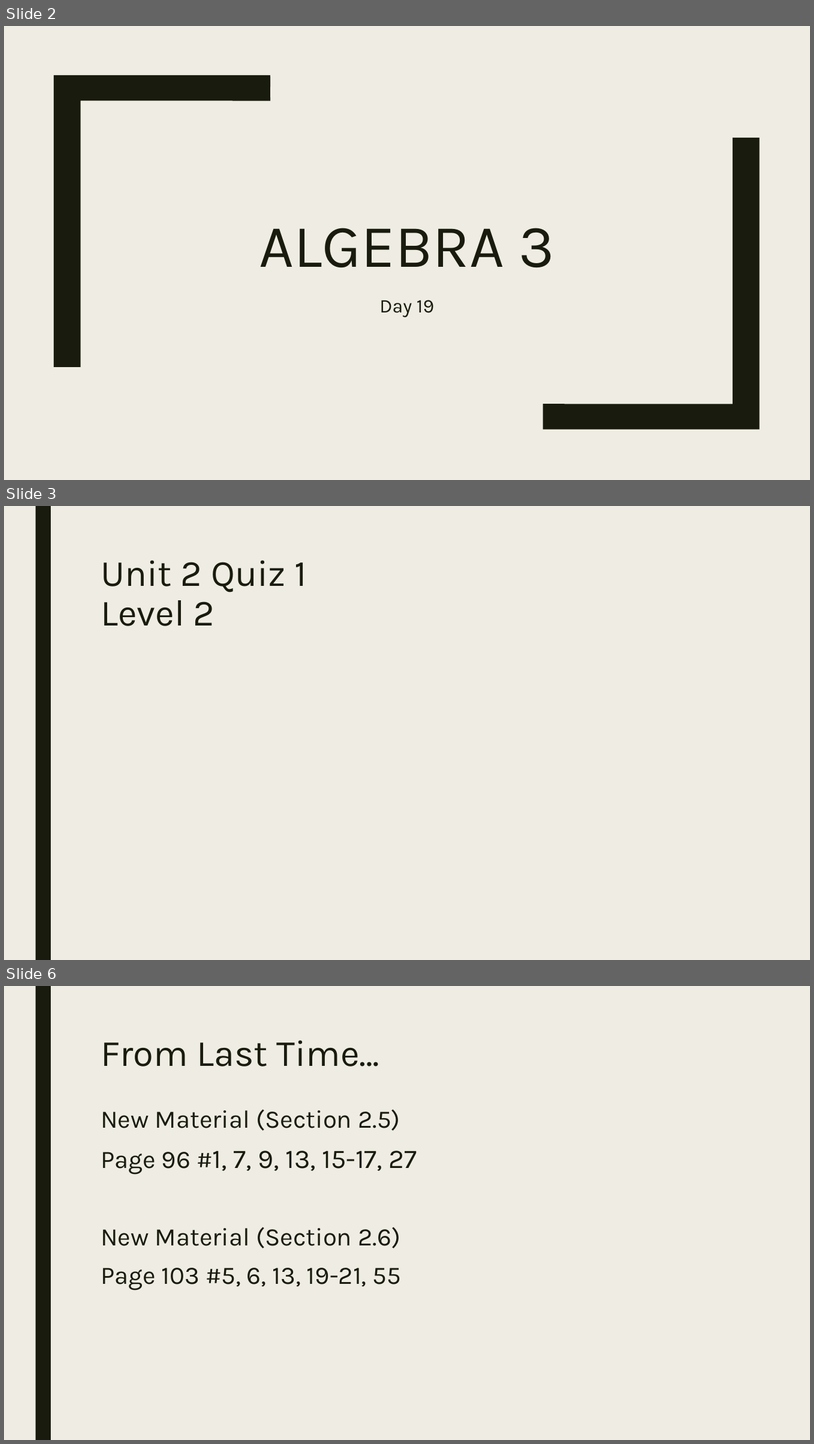
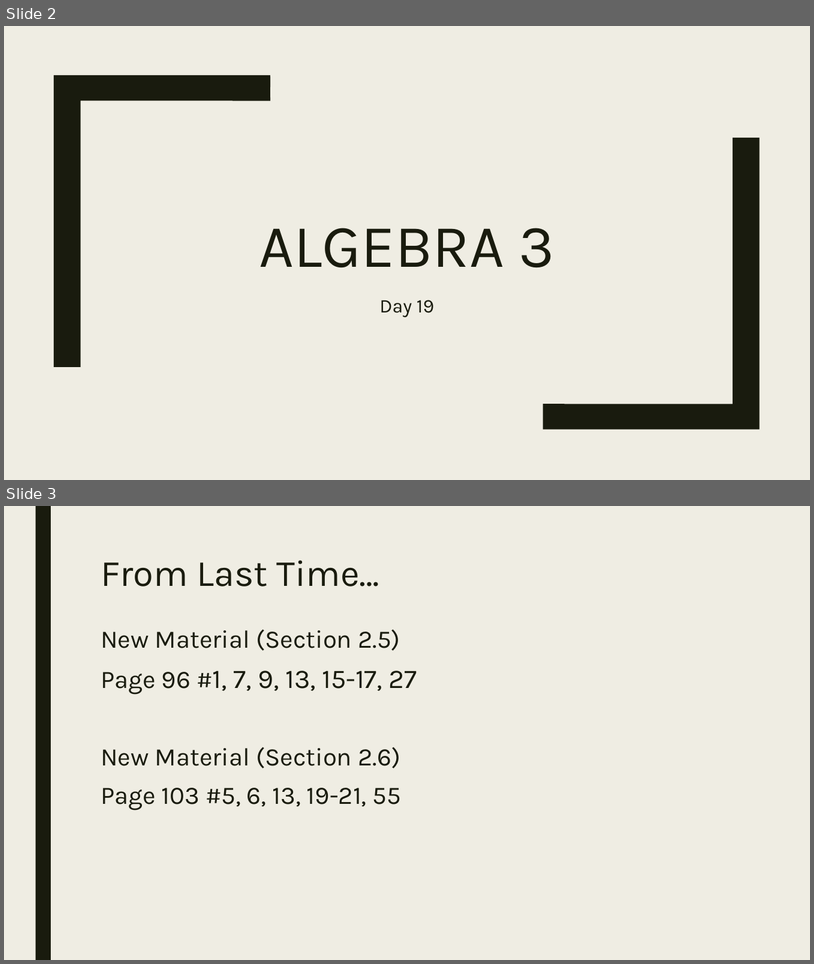
Before and after one commit to codecuddy/algebra_3-4, a slide deck: _PowerPoints/1st Semester/Unit 2 Relations and Functions/Algebra3_Day_019 2.7 Absolute Value Functions.pptx. Shown one above the other, each under a label of ours: slides 2, 3 and 6 before the commit, slides 2 and 3 after it; the slides between them are not shown. The pictures are 814x1444 and 814x964 pixels, drawn with LibreOffice and Linux fonts; fonts in the diff are those of the drawing; grey boxes stand for pictures. Boxes give left, top, right and bottom in pixels: in the first picture for what was removed or moved away, otherwise in the second. Text is boxed around its words. In the diff, an @@ line names an element or a change of style, - is before the commit and + after.

```diff
--- a/_PowerPoints/1st Semester/Unit 2 Relations and Functions/Algebra3_Day_019 2.7 Absolute Value Functions.pptx
+++ b/_PowerPoints/1st Semester/Unit 2 Relations and Functions/Algebra3_Day_019 2.7 Absolute Value Functions.pptx
@@ slide 3 removed at (x1=4, y1=506, x2=810, y2=960), background #EFEDE3; not listed: 1 template element that a slide beside it also shows @@
@@ title removed at (x1=101, y1=560, x2=307, y2=626) @@
-Unit 2 Quiz 1
-Level 2
@@ what was slide 6 is now slide 3 @@
```
Also in this commit, not shown: 1 slide changed, 2 other slides removed, 37 other files.
